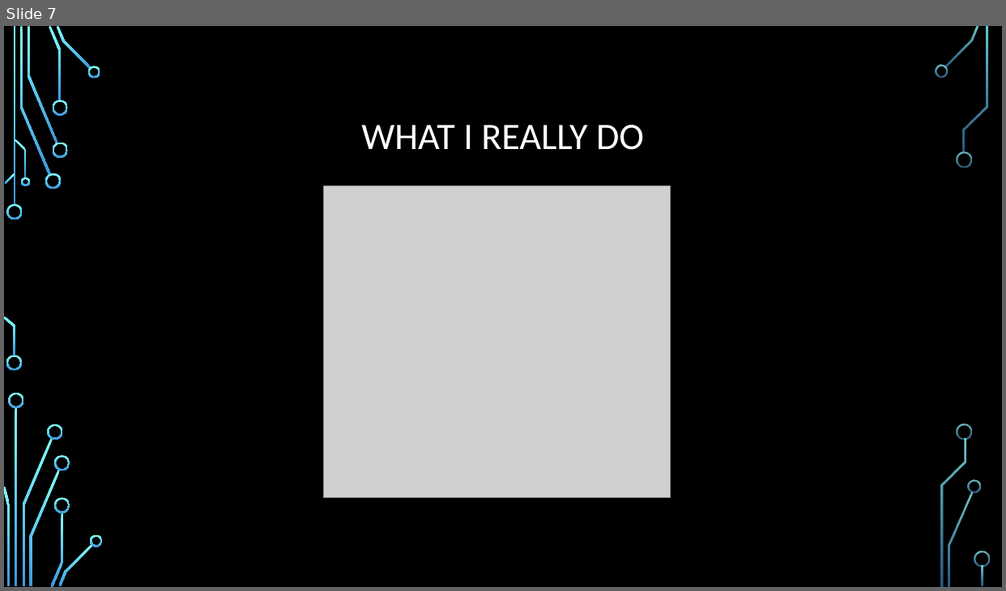
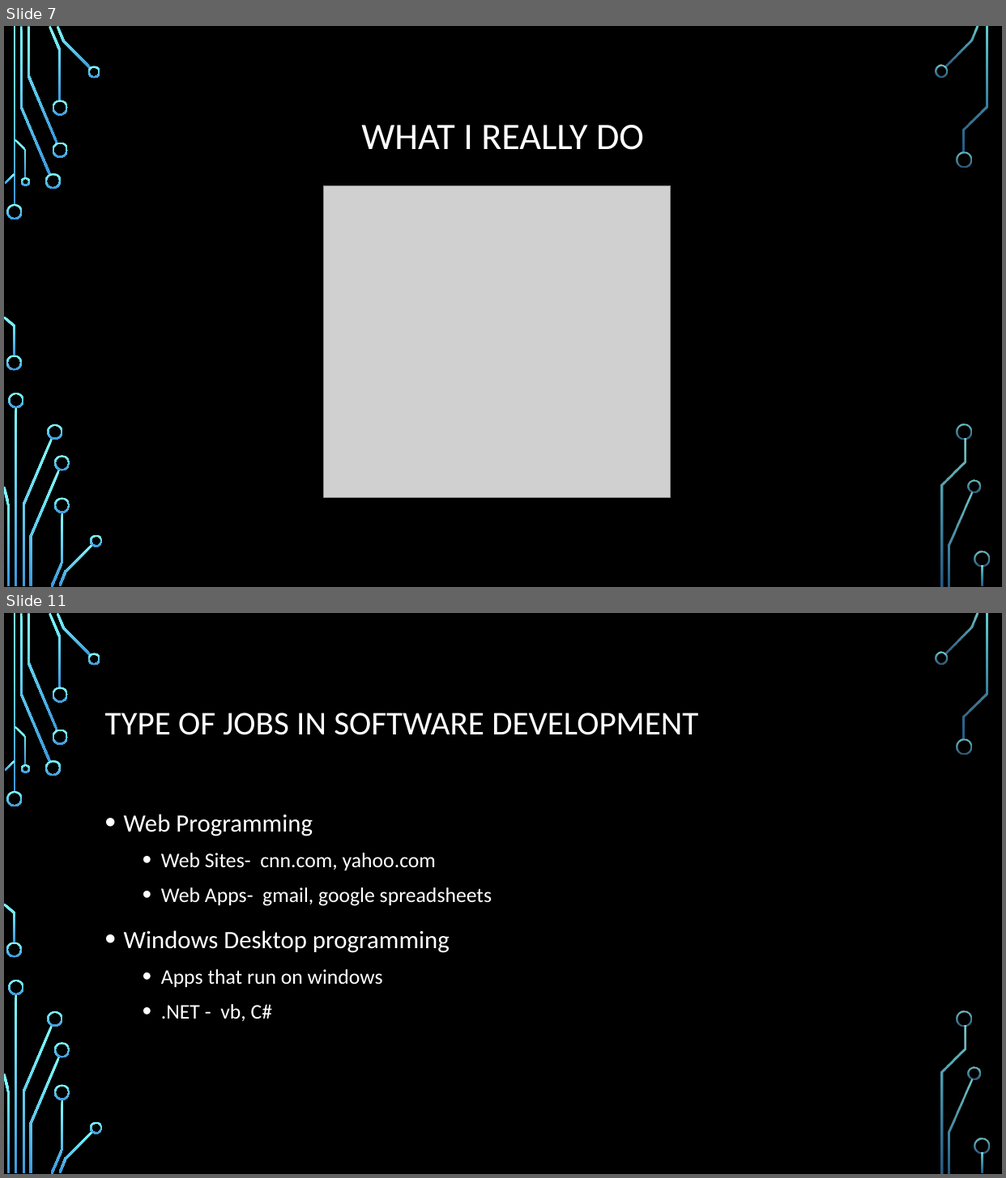
Before and after one commit to daviddcbud/TrainingApp, a slide deck: PowerPointSlids.pptx. Shown one above the other, each under a label of ours: slide 7 before the commit, slides 7 and 11 after it; the slides between them are not shown. The pictures are 1006x591 and 1006x1178 pixels, drawn with LibreOffice and Linux fonts; fonts in the diff are those of the drawing; grey boxes stand for pictures; background and template pictures are left out. Boxes give left, top, right and bottom in pixels: in the first picture for what was removed or moved away, otherwise in the second. Text is boxed around its words. In the diff, an @@ line names an element or a change of style, - is before the commit and + after.

```diff
--- a/PowerPointSlids.pptx
+++ b/PowerPointSlids.pptx
@@ slide 11 added at (4, 613, 1002, 1174), background picture (left out); not listed: 36 template elements that a slide beside it also shows @@
@@ title added at (105, 713, 698, 735), 32 pt, text #FFFFFF @@
+TYPE OF JOBS IN SOFTWARE DEVELOPMENT
@@ text added at (124, 814, 492, 1021), 20 pt, text #FFFFFF @@
+• Web Programming
+  • Web Sites- cnn.com, yahoo.com
+  • Web Apps- gmail, google spreadsheets
+• Windows Desktop programming
+  • Apps that run on windows
+  • .NET - vb, C#
```
Also in this commit, not shown: 1 slide changed, 6 other slides added, 1 other file.
